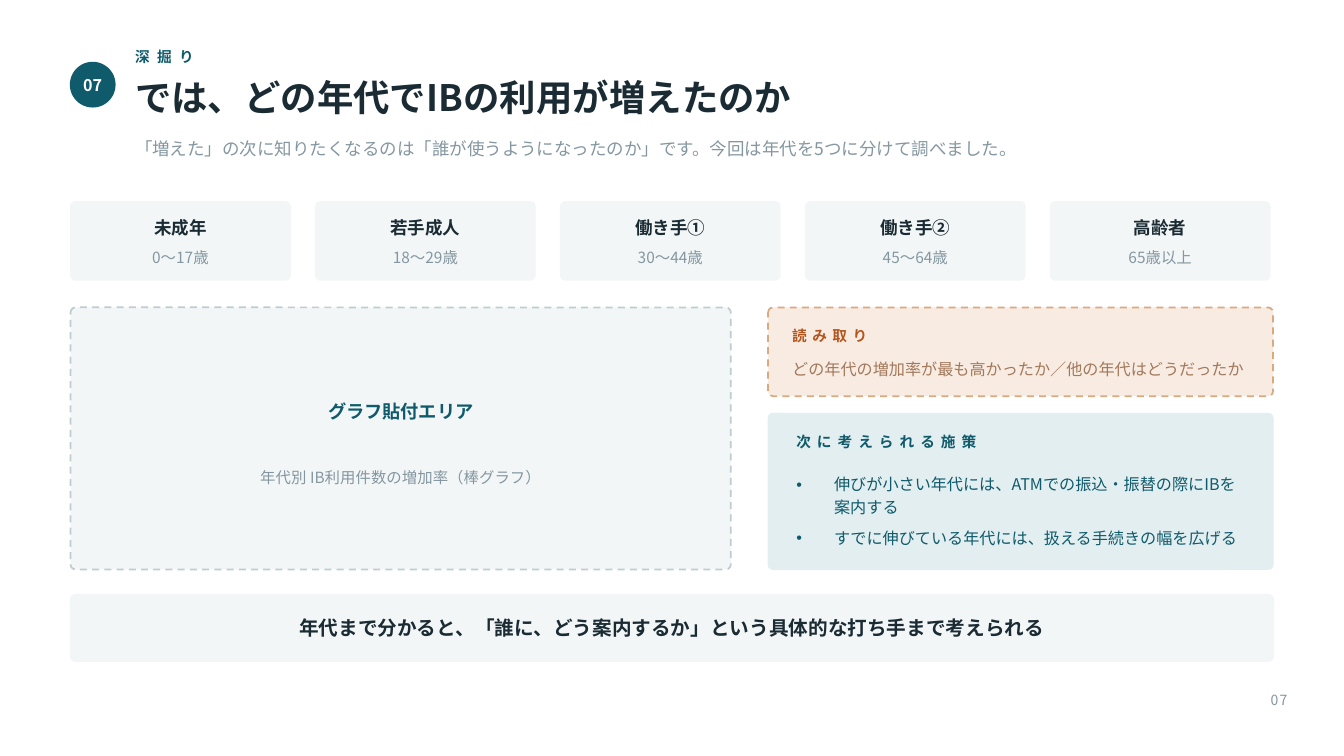
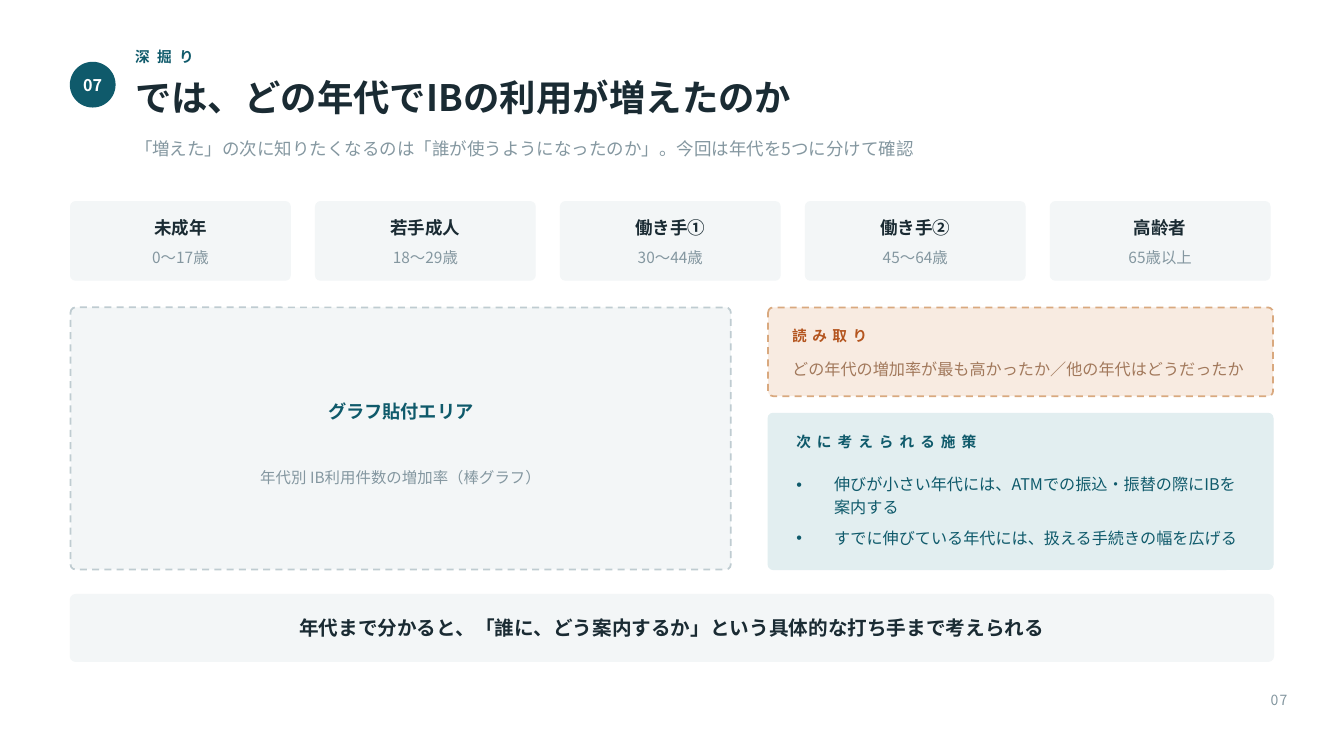
Before and after one commit to takumi66666/my-website, a slide deck: slide 7 of presentation/DYNATREK_成果発表.pptx. Drawn at 1344x756 pixels with LibreOffice and Linux fonts; fonts in the diff are those of the drawing. Boxes give left, top, right and bottom in pixels: in the first picture for what was removed or moved away, otherwise in the second. Text is boxed around its words. In the diff, an @@ line names an element or a change of style, - is before the commit and + after.

```diff
--- a/presentation/DYNATREK_成果発表.pptx
+++ b/presentation/DYNATREK_成果発表.pptx
@@ text at box(135, 140, 913, 157): text changed @@
-「増えた」の次に知りたくなるのは「誰が使うようになったのか」です。今回は年代を5つに分けて調べました。
+「増えた」の次に知りたくなるのは「誰が使うようになったのか」。今回は年代を5つに分けて確認
```
Also in this commit, not shown: 7 other slides changed, 1 other file.
